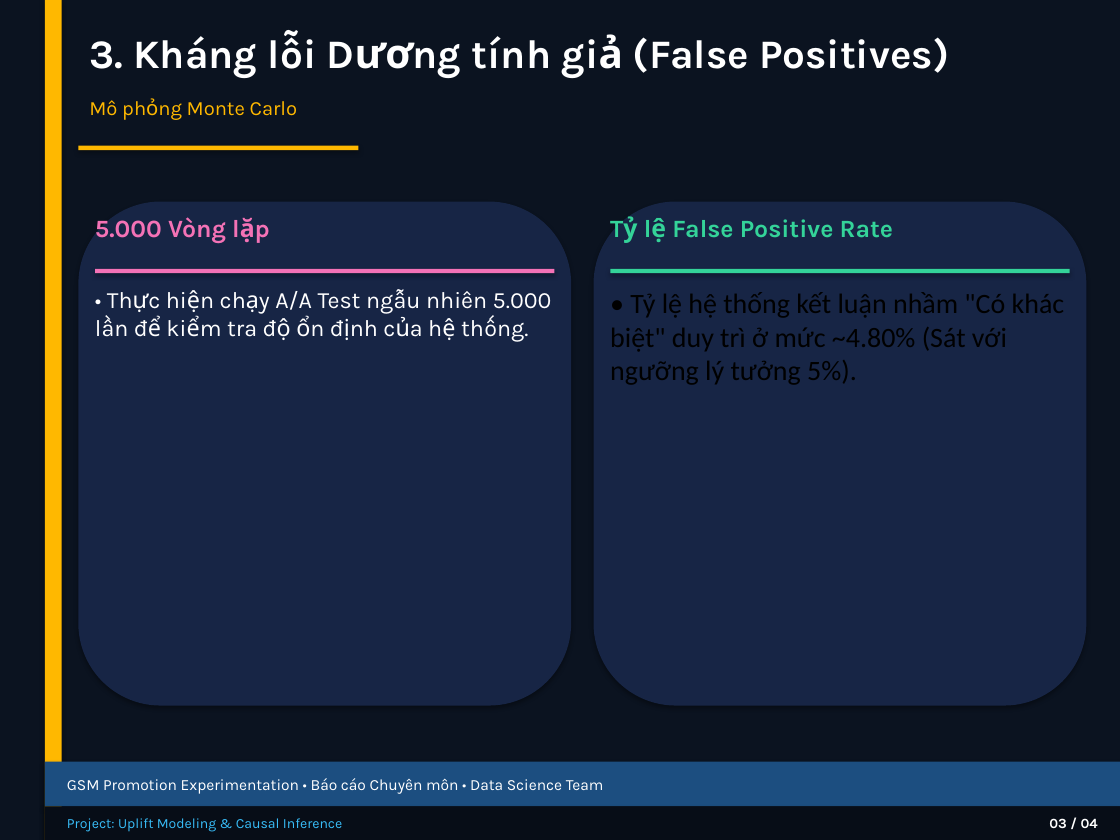
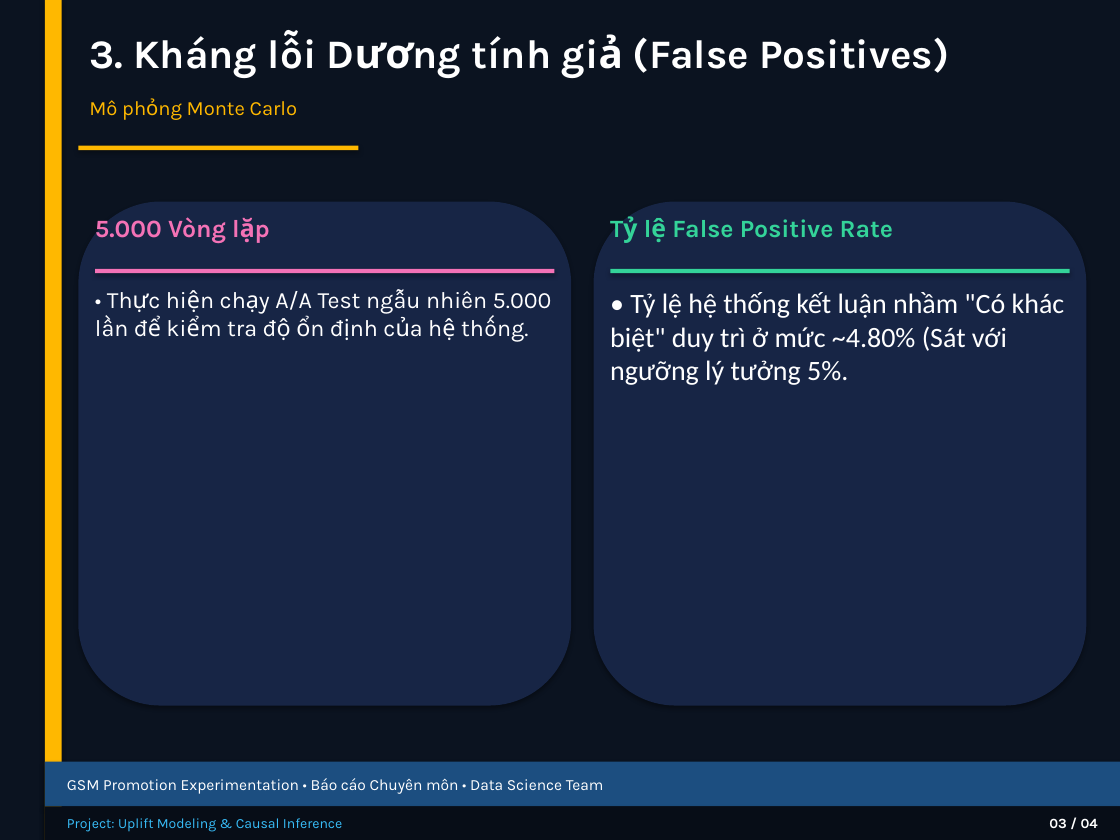
Before and after one commit to thaibuivan/GSM-promotion-experimentation, a slide deck: slide 4 of docs/Week4_AA_AB_Testing_Summary.pptx. Drawn at 1120x840 pixels with LibreOffice and Linux fonts; fonts in the diff are those of the drawing. Boxes give left, top, right and bottom in pixels: in the first picture for what was removed or moved away, otherwise in the second. Text is boxed around its words. In the diff, an @@ line names an element or a change of style, - is before the commit and + after.

```diff
--- a/docs/Week4_AA_AB_Testing_Summary.pptx
+++ b/docs/Week4_AA_AB_Testing_Summary.pptx
@@ text at bbox=[610, 292, 1065, 385]: text changed; text colour #000000 to #FFFFFF @@
-• Tỷ lệ hệ thống kết luận nhầm "Có khác biệt" duy trì ở mức ~4.80% (Sát với ngưỡng lý tưởng 5%).
+• Tỷ lệ hệ thống kết luận nhầm "Có khác biệt" duy trì ở mức ~4.80% (Sát với ngưỡng lý tưởng 5%.
```
Also in this commit, not shown: 2 other slides changed.
